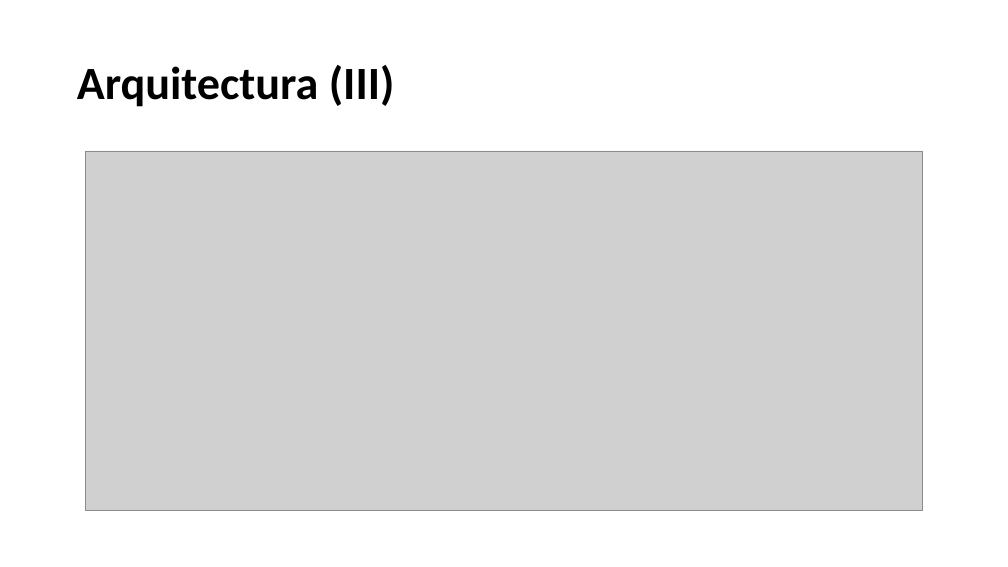
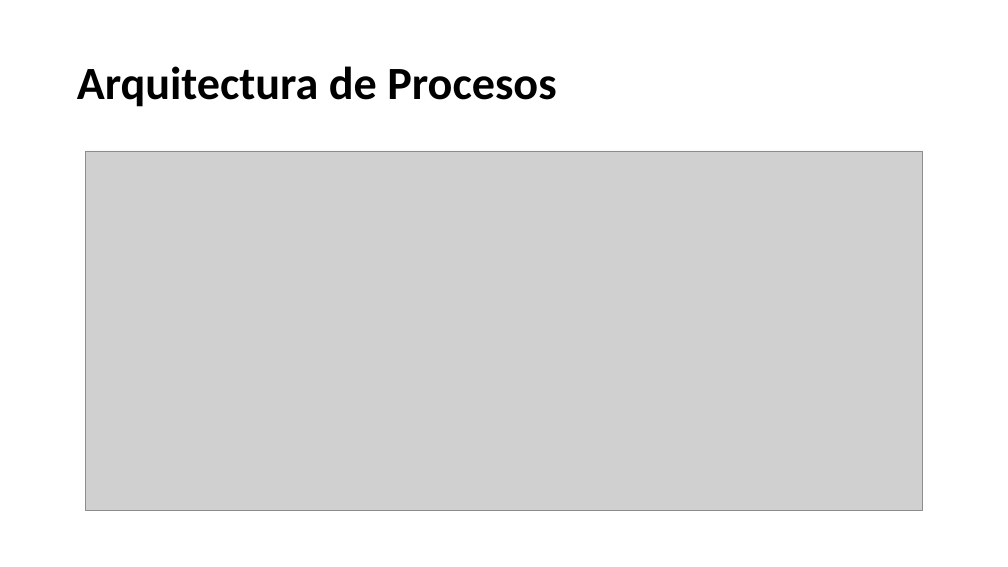
Before and after one commit to iTiago98/money-manager, a slide deck: slide 16 of MONEY MANAGER.pptx (slide 17 before the commit). Drawn at 1008x567 pixels with LibreOffice and Linux fonts; fonts in the diff are those of the drawing; grey boxes stand for pictures; background and template pictures are left out. Boxes give left, top, right and bottom in pixels: in the first picture for what was removed or moved away, otherwise in the second. Text is boxed around its words. In the diff, an @@ line names an element or a change of style, - is before the commit and + after.

```diff
--- a/MONEY MANAGER.pptx
+++ b/MONEY MANAGER.pptx
@@ title at bbox=[77, 66, 556, 107]: text changed @@
-Arquitectura (III)
+Arquitectura de Procesos
```
Also in this commit, not shown: 4 other slides changed, 1 slide added, 1 slide removed, 2 other files.
